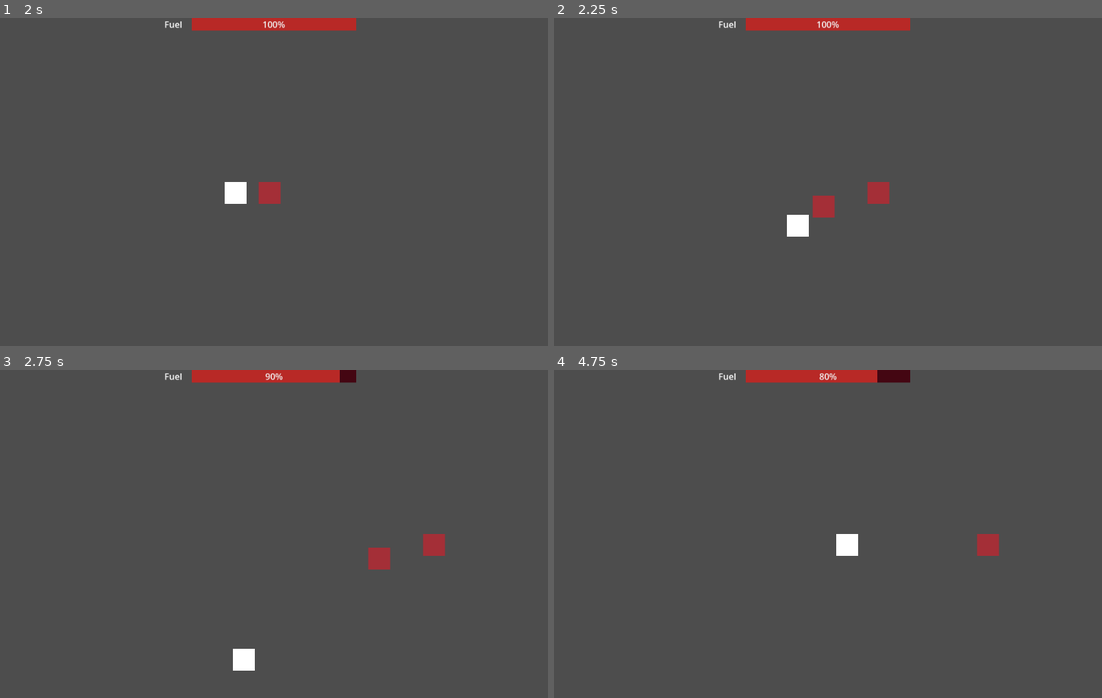
Above: before the commit, frames 1-4 (two rows, left to right).
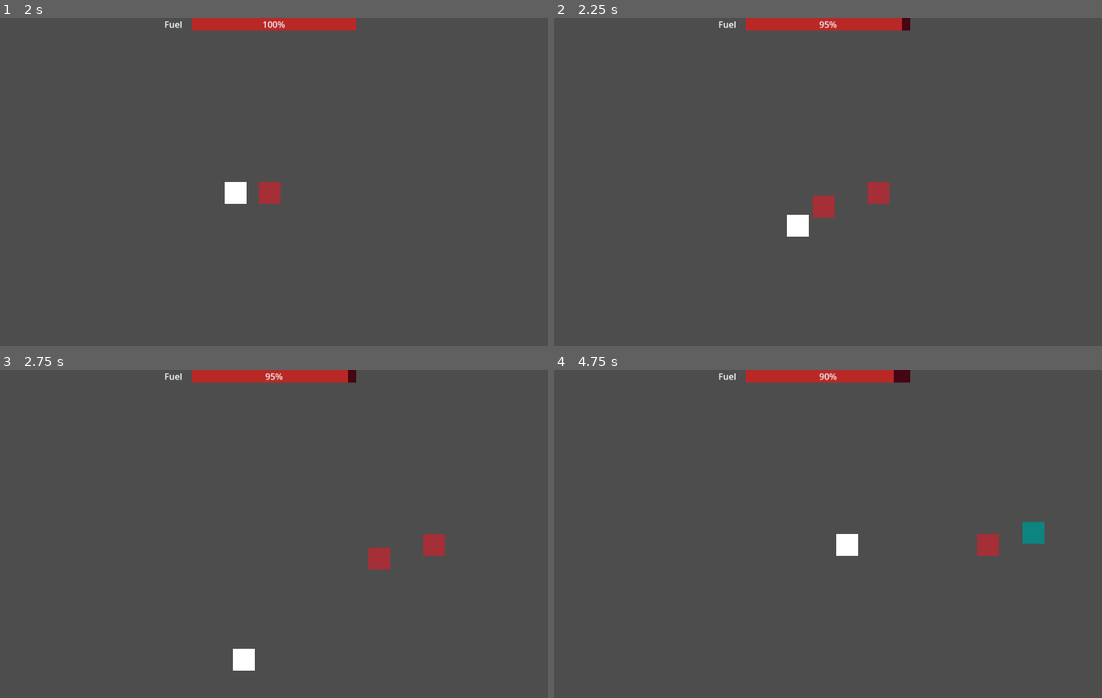
Above: after the commit, the same moments.

Repository: pozbliz/godot_river_raid
Game: Godot game, scene res://Scenes/main_menu.tscn
The game is run twice, just before and just after one commit, with the same random seed, the same clock (stepped at 60 frames per second) and the same inputs.
Inputs:
- Up to frame 1 (2 s): click "Start Game" at 0.5 s; tap Enter at 1.25 s; hold Right (move_right) from 1.28 s (still down); tap Space (shoot) at 1.35 s
- Up to frame 2 (2.25 s): release Right (move_right) at 2.03 s; hold Down (move_down) from 2.03 s (still down); tap Space (shoot) at 2.1 s
- Up to frame 3 (2.75 s): keep holding Down (move_down)
- Up to frame 4 (4.75 s): release Down (move_down) at 2.78 s; hold Right (move_right) 2.78-3.53 s; tap Space (shoot) at 2.85, 3.6, 4.35 s; hold Up (move_up) 3.53-4.28 s; hold Left (move_left) from 4.28 s (still down)

Frame 1 is identical in both runs. In frame 2, 0.1% of the frame differs, in the area x 48-65%, y 0-4%; in frame 3, less than 0.1%; in frame 4, 0.4%, in the area x 48-90%, y 0-53%.

Commit message:
feat: add fuel containers

Diff:
--- a/Components/health_component.gd
+++ b/Components/health_component.gd
@@ -2,7 +2,7 @@
 class_name HealthComponent
 
 
-@export var MAX_HEALTH := 10.0
+@export var MAX_HEALTH: float = 10.0
 var health: float
 
 func _ready() -> void:
--- /dev/null
+++ b/Scenes/fuel_pickup.gd
@@ -0,0 +1,19 @@
+extends Area2D
+
+
+const FUEL_AMOUNT: int = 10
+
+
+signal collected(fuel_amount: int)
+
+
+func _ready() -> void:
+	body_entered.connect(_on_body_entered)
+
+func _process(delta: float) -> void:
+	pass
+
+func _on_body_entered(body):
+	if body is Player:
+		collected.emit(FUEL_AMOUNT)
+		queue_free()
--- /dev/null
+++ b/Scenes/fuel_pickup.tscn
@@ -0,0 +1,19 @@
+[gd_scene load_steps=3 format=3 uid="uid://d2ws4kt4pengq"]
+
+[ext_resource type="Script" uid="uid://jqmi3kvfgh2a" path="res://Scenes/fuel_pickup.gd" id="1_bwmmu"]
+
+[sub_resource type="RectangleShape2D" id="RectangleShape2D_hj3l7"]
+size = Vector2(40, 40)
+
+[node name="FuelPickup" type="Area2D"]
+script = ExtResource("1_bwmmu")
+
+[node name="Sprite2D" type="Sprite2D" parent="."]
+
+[node name="CollisionShape2D" type="CollisionShape2D" parent="."]
+shape = SubResource("RectangleShape2D_hj3l7")
+
+[node name="ColorRect" type="ColorRect" parent="."]
+offset_right = 40.0
+offset_bottom = 40.0
+color = Color(0.0498414, 0.518316, 0.500085, 1)
--- a/Scenes/hud.tscn
+++ b/Scenes/hud.tscn
@@ -18,7 +18,6 @@
 text = "Fuel"
 
 [node name="FuelBar" type="ProgressBar" parent="."]
-anchors_preset = -1
 offset_left = 350.0
 offset_right = 650.0
 offset_bottom = 23.0
--- a/Scenes/main.tscn
+++ b/Scenes/main.tscn
@@ -1,15 +1,21 @@
-[gd_scene load_steps=4 format=3 uid="uid://qs0n1lulsa74"]
+[gd_scene load_steps=7 format=3 uid="uid://qs0n1lulsa74"]
 
 [ext_resource type="Script" uid="uid://cy34bdlnuwlcb" path="res://Scripts/main.gd" id="1_jjgbg"]
 [ext_resource type="PackedScene" uid="uid://b7ygitknndc5t" path="res://Scenes/player.tscn" id="2_bo1nx"]
+[ext_resource type="PackedScene" uid="uid://d2ws4kt4pengq" path="res://Scenes/fuel_pickup.tscn" id="2_jjvhh"]
 [ext_resource type="PackedScene" uid="uid://ds2ib2k5xxgx8" path="res://Scenes/hud.tscn" id="3_8gbba"]
+[ext_resource type="Script" uid="uid://ce23qdjsqu5yu" path="res://Scenes/world_root.gd" id="3_jjvhh"]
+[ext_resource type="PackedScene" uid="uid://hx3uj7in4g4t" path="res://Scenes/main_menu.tscn" id="4_jjvhh"]
 
 [node name="Main" type="Node"]
 script = ExtResource("1_jjgbg")
+fuel_pickup_scene = ExtResource("2_jjvhh")
+main_menu_scene = ExtResource("4_jjvhh")
 
 [node name="Player" parent="." instance=ExtResource("2_bo1nx")]
 
 [node name="WorldRoot" type="Node2D" parent="."]
+script = ExtResource("3_jjvhh")
 
 [node name="PlayerStartPosition" type="Marker2D" parent="."]
 position = Vector2(200, 300)
@@ -17,3 +23,6 @@
 [node name="HUD" parent="." instance=ExtResource("3_8gbba")]
 
 [node name="ParallaxBackground" type="ParallaxBackground" parent="."]
+
+[node name="FuelSpawnTimer" type="Timer" parent="."]
+wait_time = 3.0
--- a/Scenes/player.tscn
+++ b/Scenes/player.tscn
@@ -1,7 +1,10 @@
-[gd_scene load_steps=3 format=3 uid="uid://b7ygitknndc5t"]
+[gd_scene load_steps=4 format=3 uid="uid://b7ygitknndc5t"]
 
 [ext_resource type="Script" uid="uid://c6duqj18lm4ms" path="res://Scripts/player.gd" id="1_v0iea"]
 [ext_resource type="PackedScene" uid="uid://cfdcww404ayaf" path="res://Scenes/projectile.tscn" id="2_cvnsp"]
+
+[sub_resource type="RectangleShape2D" id="RectangleShape2D_cvnsp"]
+size = Vector2(40, 40)
 
 [node name="Player" type="CharacterBody2D"]
 script = ExtResource("1_v0iea")
@@ -10,10 +13,12 @@
 [node name="AnimatedSprite2D" type="AnimatedSprite2D" parent="."]
 
 [node name="CollisionShape2D" type="CollisionShape2D" parent="."]
+position = Vector2(20, 20)
+shape = SubResource("RectangleShape2D_cvnsp")
 
 [node name="ColorRect" type="ColorRect" parent="."]
 offset_right = 40.0
 offset_bottom = 40.0
 
 [node name="FuelTimer" type="Timer" parent="."]
-wait_time = 2.0
+wait_time = 1.5
--- /dev/null
+++ b/Scenes/world_root.gd
@@ -0,0 +1,12 @@
+extends Node2D
+
+
+const SPEED: float = 300
+const DIRECTION: Vector2 = Vector2.LEFT
+
+func _ready() -> void:
+	pass
+
+func _process(delta: float) -> void:
+	var velocity: Vector2 = DIRECTION * SPEED
+	position += velocity * delta
--- a/Scripts/main.gd
+++ b/Scripts/main.gd
@@ -1,8 +1,13 @@
 extends Node
+
+
+@export var fuel_pickup_scene: PackedScene
+@export var main_menu_scene: PackedScene
 
 
 func _ready() -> void:
 	$Player.fuel_changed.connect(_on_fuel_changed)
+	$FuelSpawnTimer.timeout.connect(_on_fuel_timer_timeout)
 	new_game()
 
 func _process(delta: float) -> void:
@@ -12,9 +17,25 @@
 	$Player.reset_position($PlayerStartPosition.position)
 	$Player.show()
 	$HUD.show()
+	$FuelSpawnTimer.start()
 
 func game_over():
-	get_tree().change_scene_to_file("res://scenes/main_menu.tscn")
+	get_tree().change_scene_to_packed(main_menu_scene)
 
-func _on_fuel_changed(fuel: float):
+func _spawn_fuel_pickup():
+	var fuel_pickup = fuel_pickup_scene.instantiate()
+	$WorldRoot.add_child(fuel_pickup)
+	var global_position = Vector2(1200, randf_range(150, 450))
+	var local_position = $WorldRoot.to_local(global_position)
+	fuel_pickup.position = local_position
+	fuel_pickup.collected.connect(_on_fuel_pickup_collected)
+
+func _on_fuel_pickup_collected(amount: int):
+	print("fuel collected")
+	$Player.refuel(amount)
+
+func _on_fuel_changed(fuel: int):
 	$HUD.update_fuel(fuel)
+
+func _on_fuel_timer_timeout():
+	_spawn_fuel_pickup()
--- a/Scripts/player.gd
+++ b/Scripts/player.gd
@@ -1,14 +1,15 @@
 extends CharacterBody2D
+class_name Player
 
 
 @export var projectile_scene: PackedScene
 @onready var direction: Vector2 = Vector2.ZERO
 @onready var screen_size = get_viewport_rect().size
 
-const SPEED: float = 300.0
+const SPEED: int = 300
 const SHOT_COOLDOWN: float = 0.3
-const MAX_FUEL: float = 100.0
-const FUEL_CONSUMPTION: float = 10
+const MAX_FUEL: int = 100
+const FUEL_CONSUMPTION: int = 5
 
 var input_map = {
 	"move_left": Vector2.LEFT,
@@ -16,8 +17,8 @@
 	"move_up": Vector2.UP,
 	"move_down": Vector2.DOWN
 }
-var time_since_last_shot = 0.0
-var current_fuel: float
+var time_since_last_shot: float = 0.0
+var current_fuel: int
 
 signal fuel_changed
 
@@ -48,10 +49,10 @@
 	current_fuel -= FUEL_CONSUMPTION
 	fuel_changed.emit(current_fuel)
 
-func refuel(amount: float):
+func refuel(amount: int):
+	print("refueling)")
 	current_fuel += amount
-	if current_fuel > MAX_FUEL:
-		current_fuel = MAX_FUEL
+	current_fuel = clamp(current_fuel, 0, MAX_FUEL)
 	fuel_changed.emit(current_fuel)
 
 func reset_position(pos: Vector2):
--- a/Scripts/projectile.gd
+++ b/Scripts/projectile.gd
@@ -1,11 +1,11 @@
 extends Area2D
 
 
-@export var speed = 400
+@export var speed: int = 400
 @export var damage: int = 1
 @export var cooldown: float = 0.3
-var velocity := Vector2.ZERO
-var direction := Vector2.RIGHT
+var velocity: Vector2 = Vector2.ZERO
+var direction: Vector2 = Vector2.RIGHT
 
 signal enemy_hit
 
Not shown, added: Scenes/fuel_pickup.gd.uid
Not shown, added: Scenes/world_root.gd.uid
